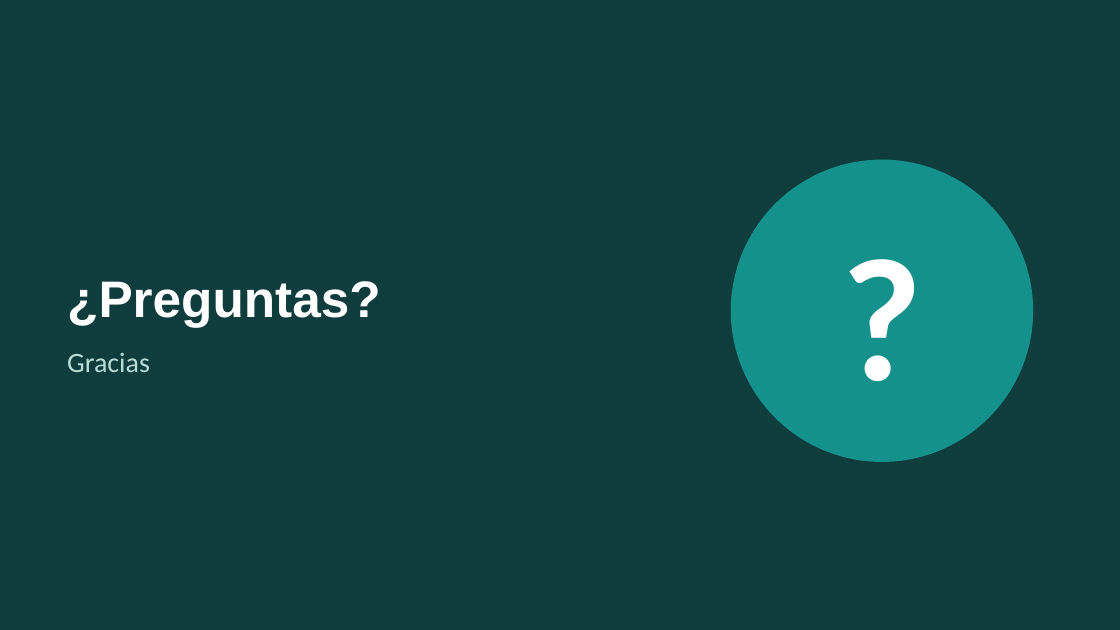
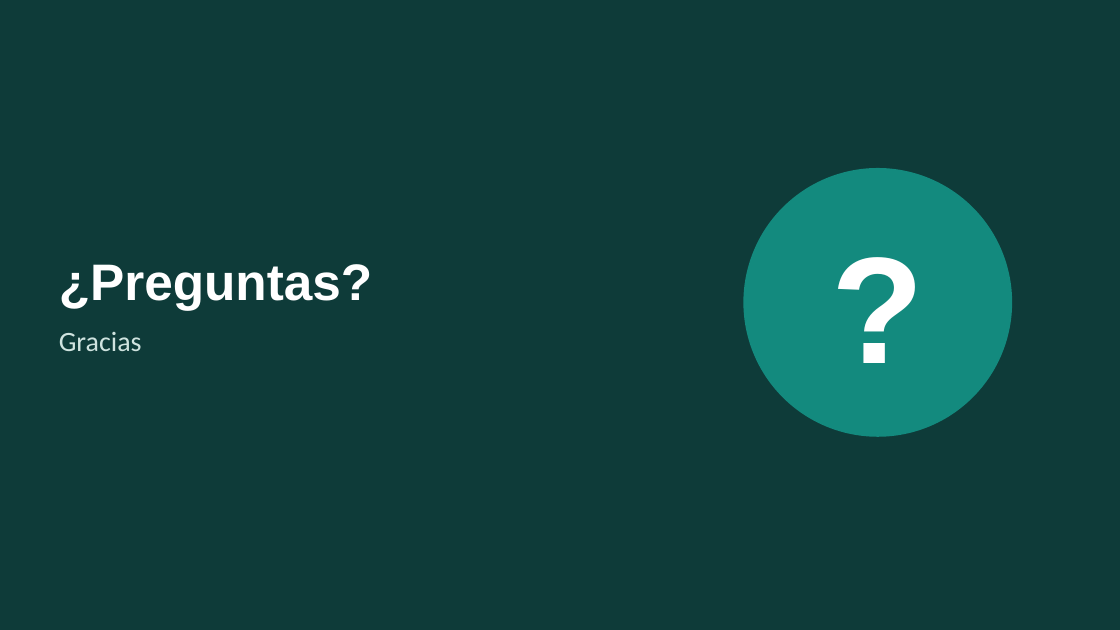
Before and after one commit to emiber/UTDT, a slide deck: slide 21 of docs/presentacion/presentacion.pptx (slide 31 before the commit). Drawn at 1120x630 pixels with LibreOffice and Linux fonts; fonts in the diff are those of the drawing. Boxes give left, top, right and bottom in pixels: in the first picture for what was removed or moved away, otherwise in the second. Text is boxed around its words. In the diff, an @@ line names an element or a change of style, - is before the commit and + after.

```diff
--- a/docs/presentacion/presentacion.pptx
+++ b/docs/presentacion/presentacion.pptx
@@ background #0F3D3E to #0E3B39 @@
@@ text removed at (731,160,1033,462) @@
-?
@@ text in ellipse at (744,168,1012,437): text added @@
+?
@@ ellipse "?": place and size @@
-ellipse "?" at (731,160,1033,462)
+ellipse "?" at (744,168,1012,437)
@@ ellipse "?" at (744,168,1012,437): fill #14918A to #138A7E @@
@@ title "¿Preguntas?": place and size @@
-title "¿Preguntas?" at (67,281,380,327)
+title "¿Preguntas?" at (59,264,372,310)
@@ text "Gracias": place and size @@
-text "Gracias" at (67,353,150,372)
+text "Gracias" at (59,332,142,351)
@@ text "Gracias" at (59,332,142,351): text colour #B9DCD6 to #CFE3DF @@
```
Also in this commit, not shown: 22 other slides changed, 2 slides added, 9 slides removed.
